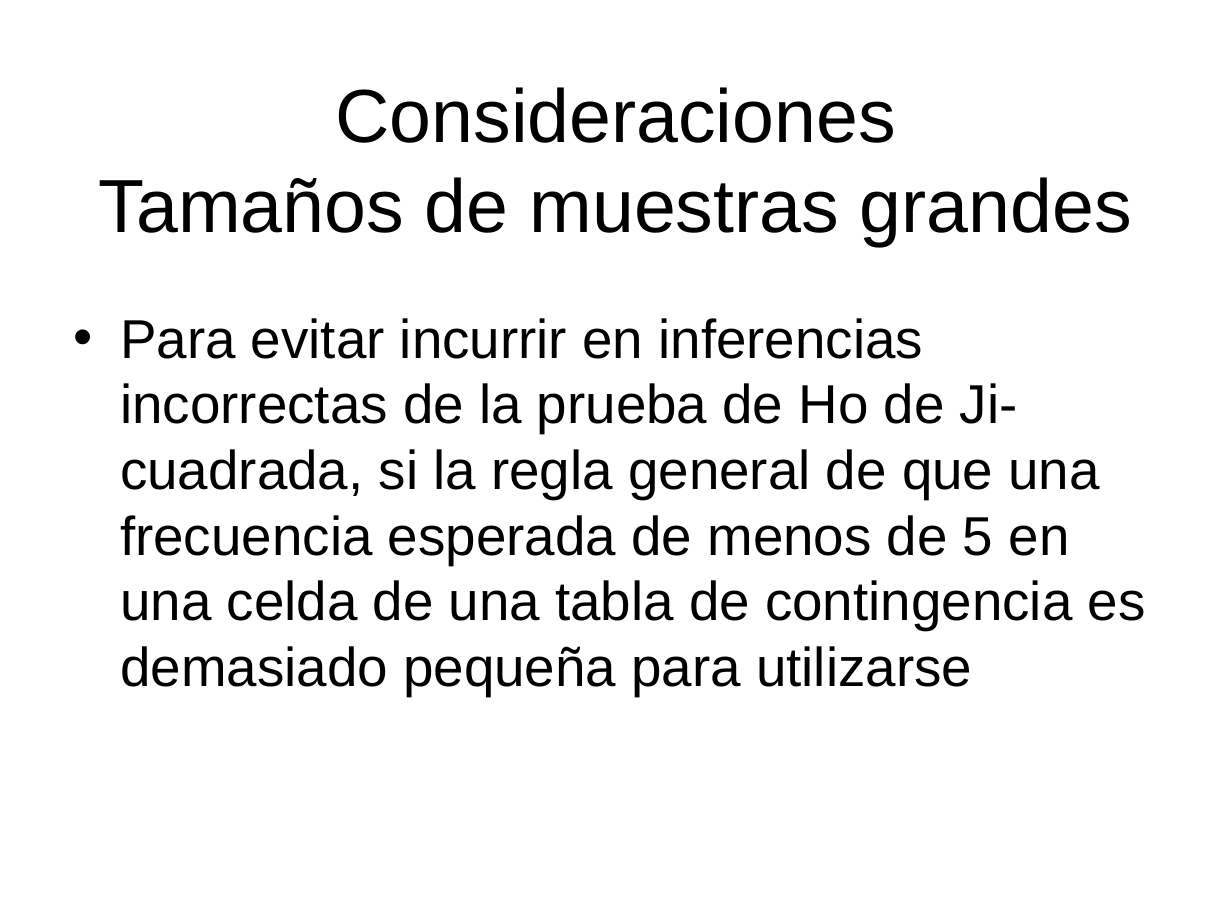
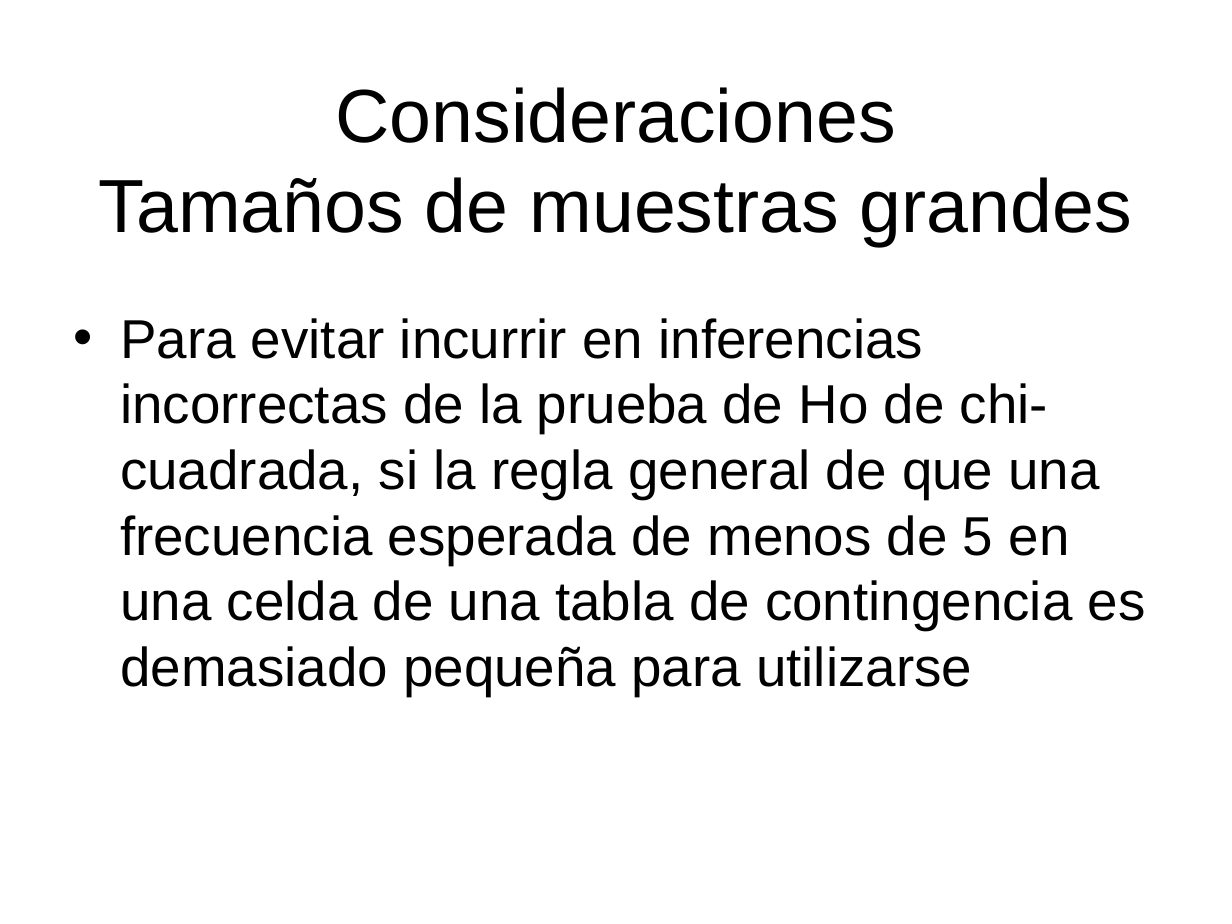
Before and after one commit to joseraulgallardo97/SimulacionProcesosFinancieros2018-I, a slide deck: slide 19 of TEMA-2/Clase15_Bondad_Ajuste.ppt (slide 18 before the commit). Drawn at 1232x924 pixels with LibreOffice and Linux fonts; fonts in the diff are those of the drawing. Boxes give left, top, right and bottom in pixels: in the first picture for what was removed or moved away, otherwise in the second. Text is boxed around its words. In the diff, an @@ line names an element or a change of style, - is before the commit and + after.

```diff
--- a/TEMA-2/Clase15_Bondad_Ajuste.ppt
+++ b/TEMA-2/Clase15_Bondad_Ajuste.ppt
@@ text at <box>120,318,1146,696</box>: text changed @@
-• Para evitar incurrir en inferencias incorrectas de la prueba de Ho de Ji-cuadrada, si la regla general de que una frecuencia esperada de menos de 5 en una celda de una tabla de contingencia es demasiado pequeña para utilizarse
+• Para evitar incurrir en inferencias incorrectas de la prueba de Ho de chi-cuadrada, si la regla general de que una frecuencia esperada de menos de 5 en una celda de una tabla de contingencia es demasiado pequeña para utilizarse
```
Also in this commit, not shown: 11 other slides changed, 1 slide added, 1 other file.
